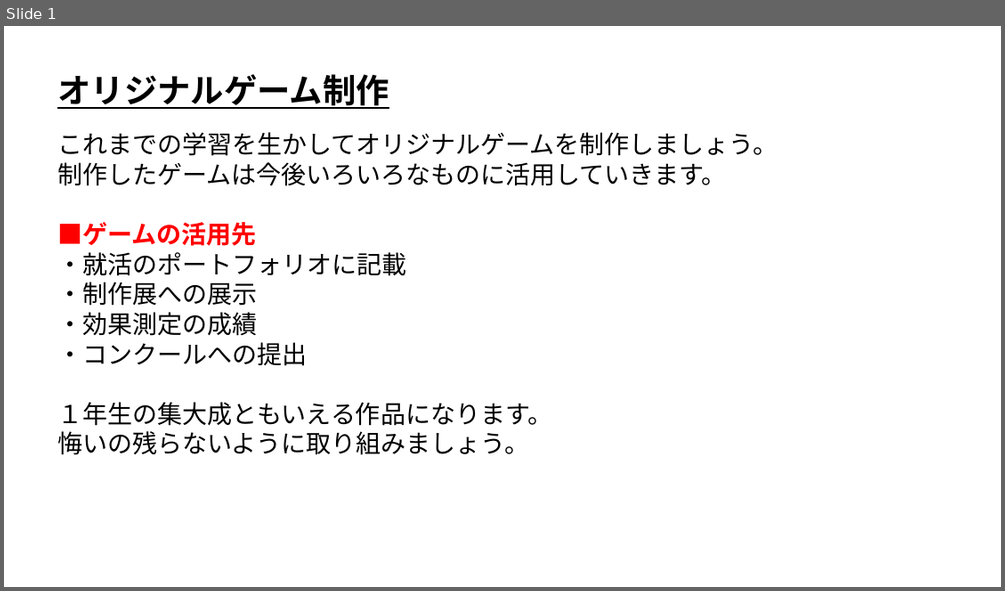
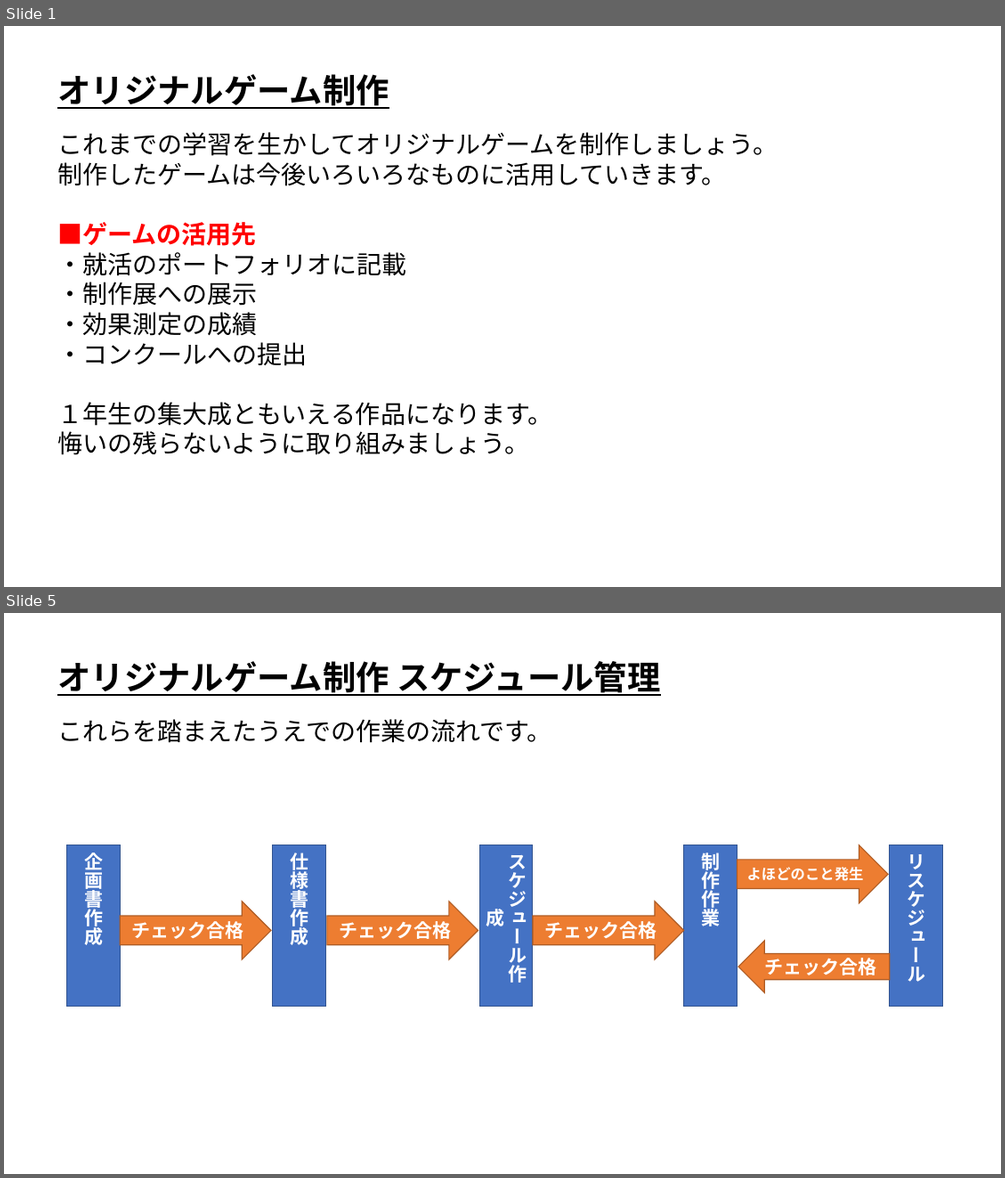
Before and after one commit to ArakiYusuke-Ohara/Textbook, a slide deck: ゲーム科1年/00_前期/ゲームプログラミングⅢ/04_オリジナルゲーム制作.pptx. Shown one above the other, each under a label of ours: slide 1 before the commit, slides 1 and 5 after it; the slides between them are not shown. The pictures are 1005x591 and 1005x1178 pixels, drawn with LibreOffice and Linux fonts; fonts in the diff are those of the drawing. Boxes give left, top, right and bottom in pixels: in the first picture for what was removed or moved away, otherwise in the second. Text is boxed around its words. In the diff, an @@ line names an element or a change of style, - is before the commit and + after.

Commit message:
ゲーム制作の企画～作業までの流れ追加

```diff
--- a/ゲーム科1年/00_前期/ゲームプログラミングⅢ/04_オリジナルゲーム制作.pptx
+++ b/ゲーム科1年/00_前期/ゲームプログラミングⅢ/04_オリジナルゲーム制作.pptx
@@ slide 5 added at [4, 613, 1001, 1174], background #FFFFFF @@
@@ text added at [57, 661, 660, 696], 32 pt, text #000000, bold, underline @@
+オリジナルゲーム制作 スケジュール管理
@@ text added at [57, 719, 552, 743], 24 pt, text #000000 @@
+これらを踏まえたうえでの作業の流れです。
@@ rectangle added at [67, 844, 120, 1005], fill #4472C4, outline #325491 1 pt, 18 pt, text #FFFFFF, bold @@
+企画書作成
@@ rectangle added at [273, 844, 325, 1005], fill #4472C4, outline #325491 1 pt, 18 pt, text #FFFFFF, bold @@
+仕様書作成
@@ rectangle added at [479, 844, 533, 1005], fill #4472C4, outline #325491 1 pt, 18 pt, text #FFFFFF, bold @@
+スケジュール作成
@@ rectangle added at [684, 844, 736, 1005], fill #4472C4, outline #325491 1 pt, 18 pt, text #FFFFFF, bold @@
+制作作業
@@ right arrow added at [736, 844, 888, 903], fill #ED7D31, outline #AF5C24 1 pt, 14 pt, text #FFFFFF, bold @@
+よほどのこと発生
@@ rectangle added at [890, 844, 942, 1005], fill #4472C4, outline #325491 1 pt, 18 pt, text #FFFFFF, bold @@
+リスケジュール
@@ right arrow added at [120, 900, 271, 959], fill #ED7D31, outline #AF5C24 1 pt, 18 pt, text #FFFFFF, bold @@
+チェック合格
@@ right arrow added at [327, 900, 478, 959], fill #ED7D31, outline #AF5C24 1 pt, 18 pt, text #FFFFFF, bold @@
+チェック合格
@@ right arrow added at [533, 900, 684, 959], fill #ED7D31, outline #AF5C24 1 pt, 18 pt, text #FFFFFF, bold @@
+チェック合格
@@ left arrow added at [738, 941, 890, 993], fill #ED7D31, outline #AF5C24 1 pt, 18 pt, text #FFFFFF, bold @@
+チェック合格
```
Also in this commit, not shown: 3 other slides added, 8 other files.
